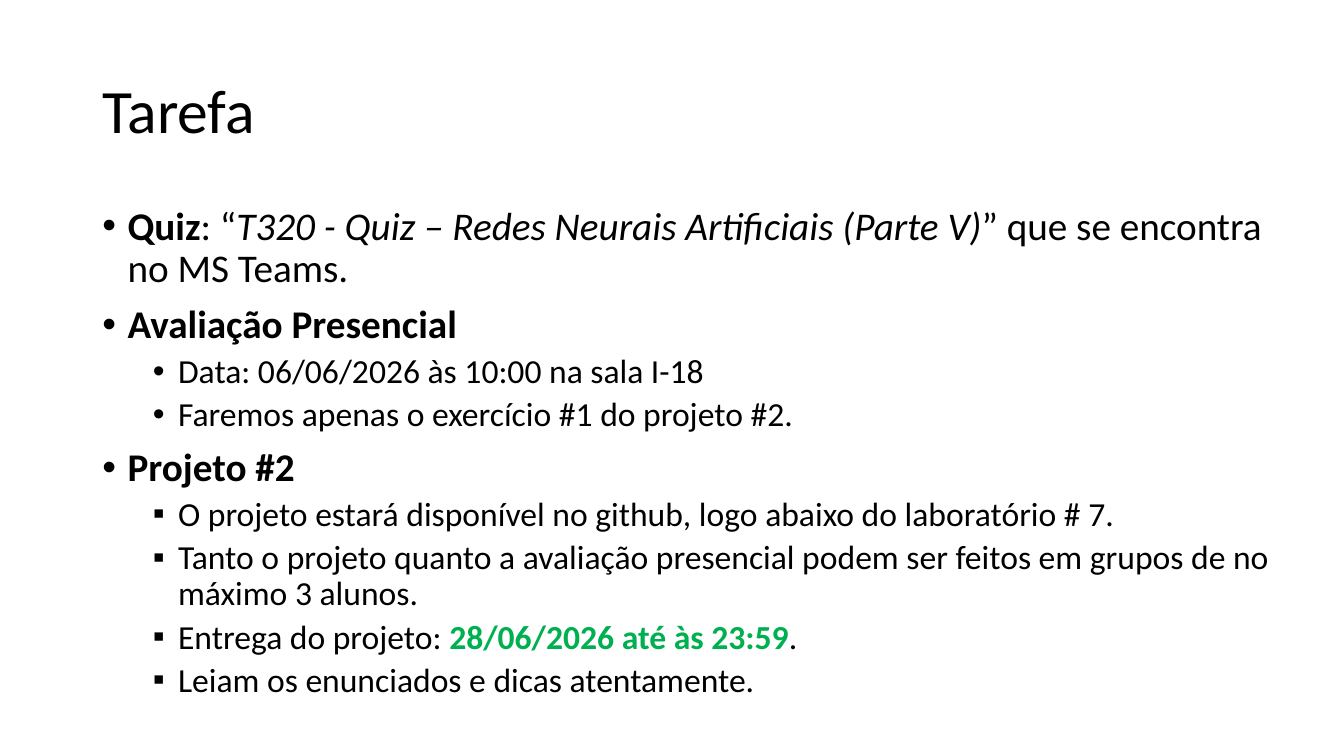
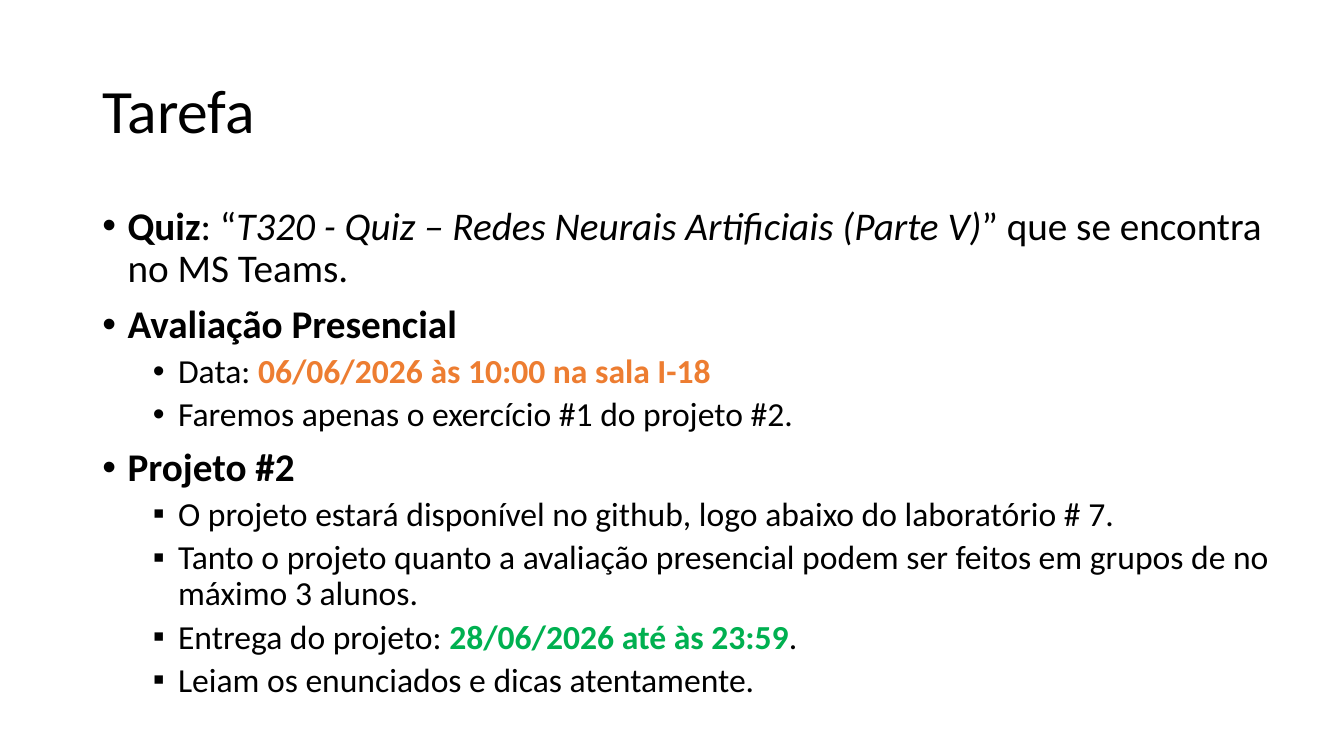
Before and after one commit to zz4fap/t320_aprendizado_de_maquina, a slide deck: slide 15 of slides/T320_Redes_Neurais_Artificiais (Parte III).pptx. Drawn at 1344x756 pixels with LibreOffice and Linux fonts; fonts in the diff are those of the drawing. Boxes give left, top, right and bottom in pixels: in the first picture for what was removed or moved away, otherwise in the second. Text is boxed around its words. In the diff, an @@ line names an element or a change of style, - is before the commit and + after.

```diff
--- a/slides/T320_Redes_Neurais_Artificiais (Parte III).pptx
+++ b/slides/T320_Redes_Neurais_Artificiais (Parte III).pptx
@@ text at bbox=[178, 359, 710, 385]: text colour #000000 to #ED7D31, bold on in "06/06/2026 às 10:00 na sala I-18" @@
```
Also in this commit, not shown: 1 other slide changed, 1 other file.
